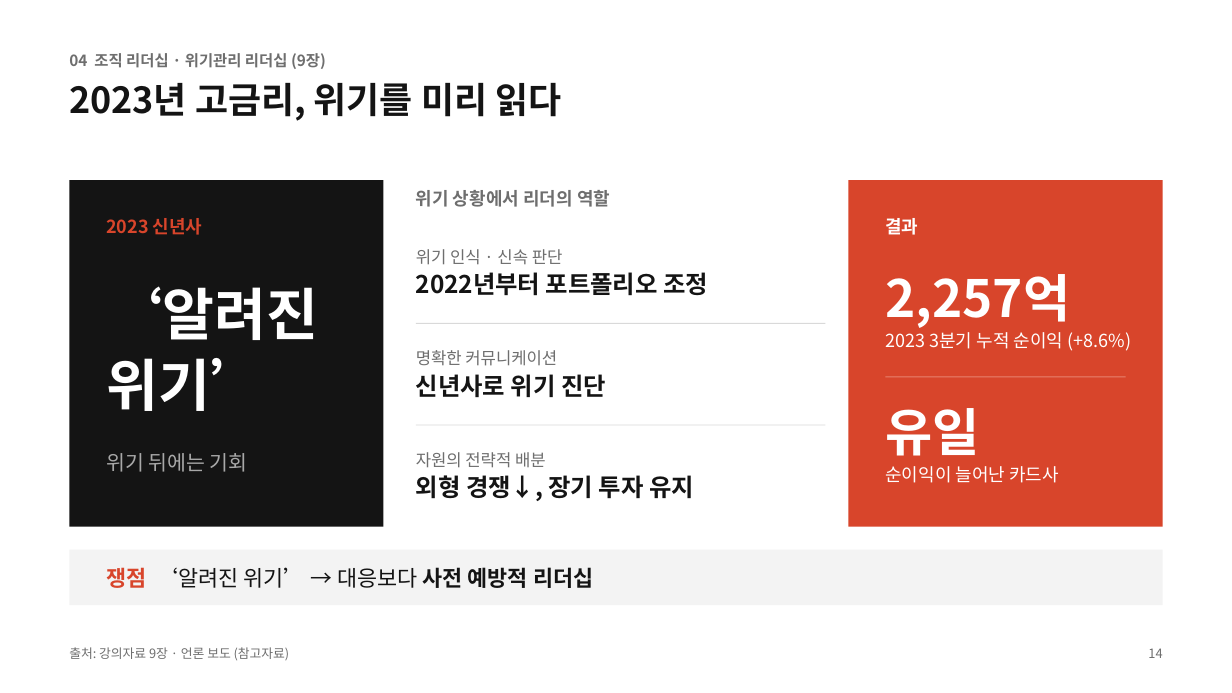
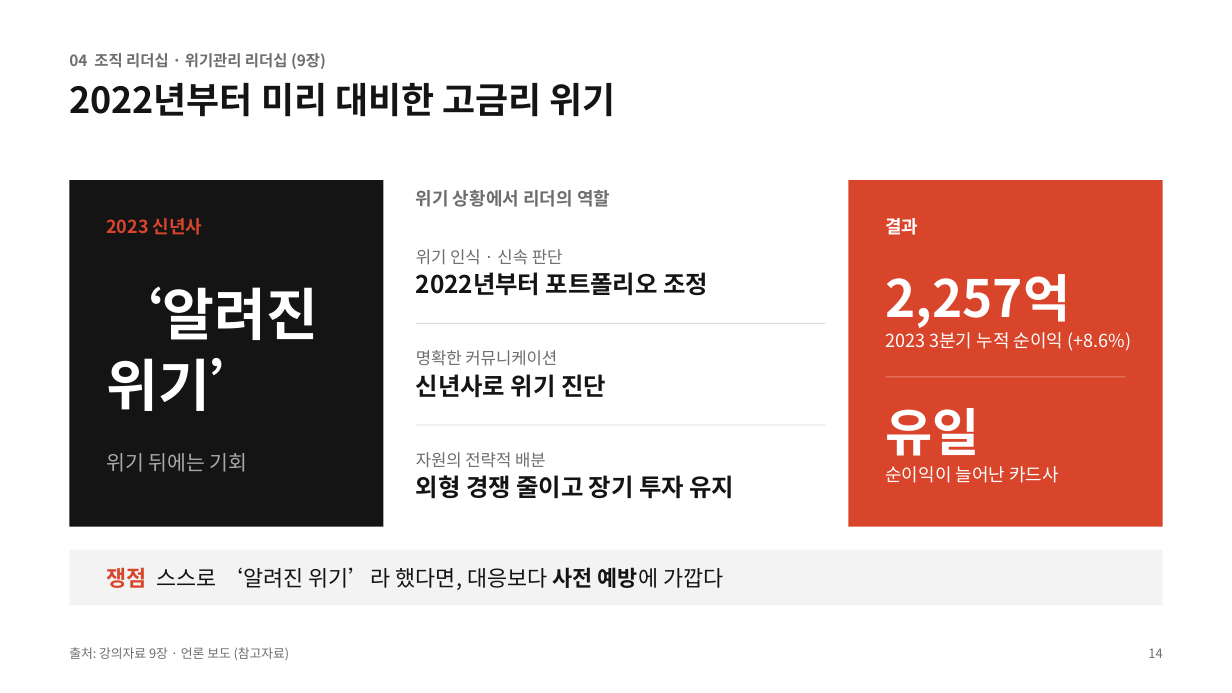
Before and after one commit to NATHAN18-ABLE/for-nathan, a slide deck: slide 14 of leadership-ppt/leadership-final.pptx. Drawn at 1232x693 pixels with LibreOffice and Linux fonts; fonts in the diff are those of the drawing. Boxes give left, top, right and bottom in pixels: in the first picture for what was removed or moved away, otherwise in the second. Text is boxed around its words. In the diff, an @@ line names an element or a change of style, - is before the commit and + after.

```diff
--- a/leadership-ppt/leadership-final.pptx
+++ b/leadership-ppt/leadership-final.pptx
@@ text at (x1=69, y1=83, x2=616, y2=117): text changed @@
-2023년 고금리, 위기를 미리 읽다
+2022년부터 미리 대비한 고금리 위기
@@ text at (x1=416, y1=475, x2=735, y2=499): text changed @@
-외형 경쟁↓, 장기 투자 유지
+외형 경쟁 줄이고 장기 투자 유지
@@ text at (x1=106, y1=567, x2=723, y2=590): text changed @@
-쟁점 ‘알려진 위기’ → 대응보다 사전 예방적 리더십
+쟁점 스스로 ‘알려진 위기’라 했다면, 대응보다 사전 예방에 가깝다
```
Also in this commit, not shown: 7 other slides changed, 8 other files.
